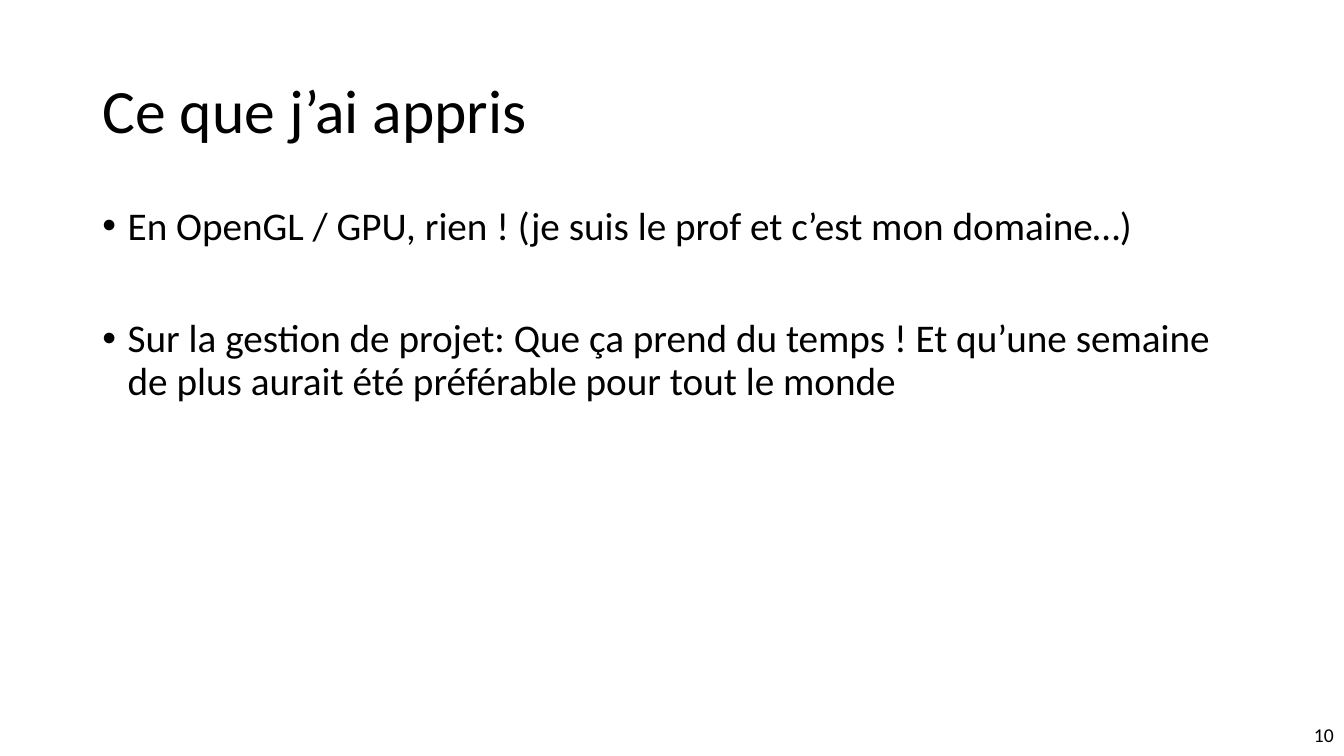
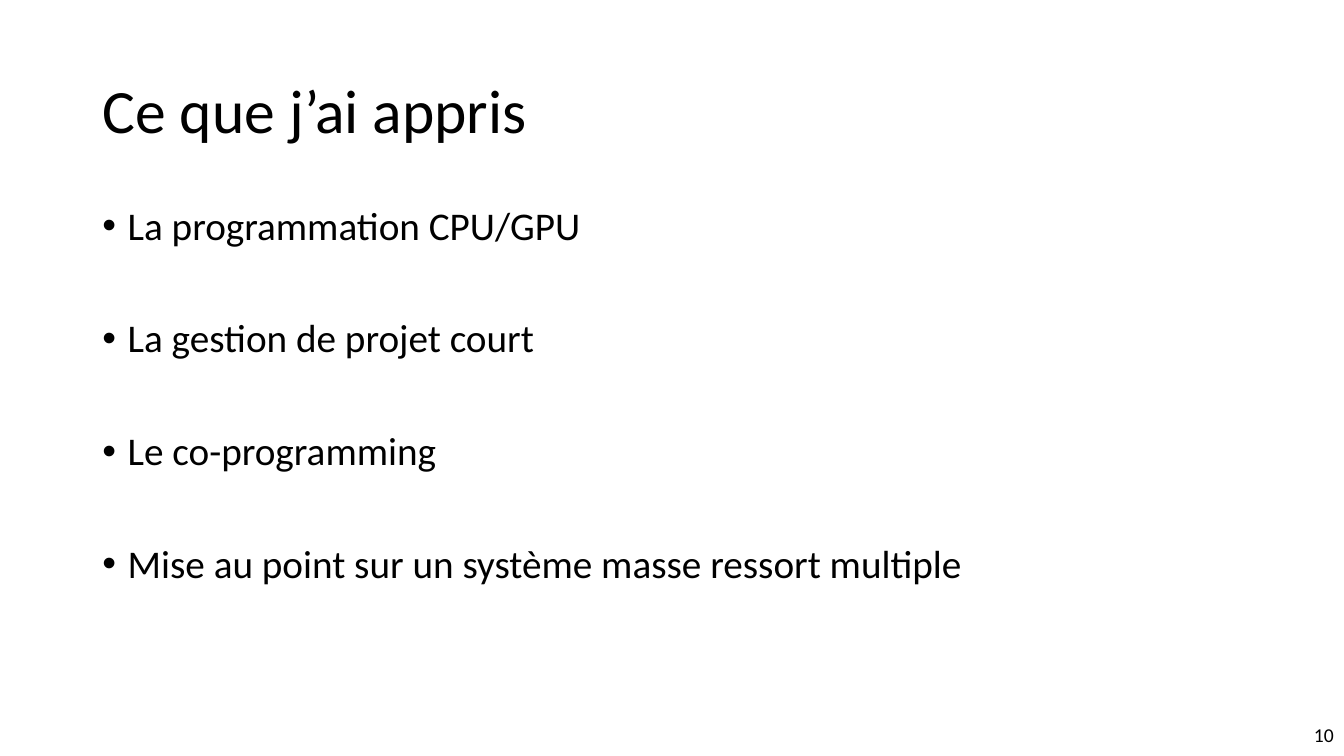
Before and after one commit to Megakitraz/Projet_Rendu_RopeMan, a slide deck: slide 10 of Diapo/RopeMan_Presentation.pptx. Drawn at 1344x756 pixels with LibreOffice and Linux fonts; fonts in the diff are those of the drawing; background and template pictures are left out. Boxes give left, top, right and bottom in pixels: in the first picture for what was removed or moved away, otherwise in the second. Text is boxed around its words. In the diff, an @@ line names an element or a change of style, - is before the commit and + after.

```diff
--- a/Diapo/RopeMan_Presentation.pptx
+++ b/Diapo/RopeMan_Presentation.pptx
@@ text at [128, 212, 962, 585]: text changed @@
-• En OpenGL / GPU, rien ! (je suis le prof et c’est mon domaine…)
-• Sur la gestion de projet: Que ça prend du temps ! Et qu’une semaine de plus aurait été préférable pour tout le monde
+• La programmation CPU/GPU
+• La gestion de projet court
+• Le co-programming
+• Mise au point sur un système masse ressort multiple
```
Also in this commit, not shown: 1 other slide changed, 1 slide added, 1 slide removed.
